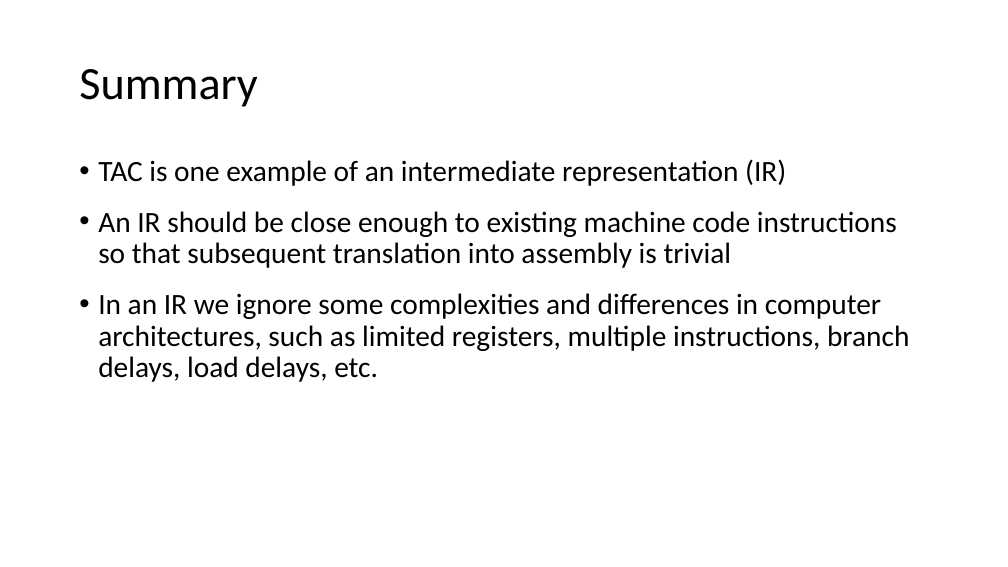
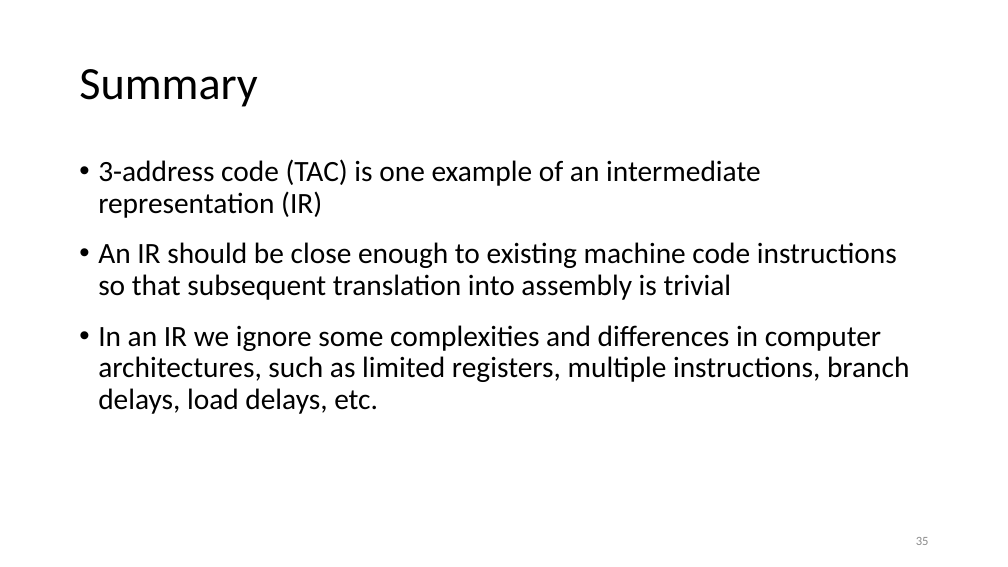
Before and after one commit to anoopsarkar/compilers-class, a slide deck: slide 35 of assets/ppt/codegen/ir.pptx (slide 31 before the commit). Drawn at 1008x567 pixels with LibreOffice and Linux fonts; fonts in the diff are those of the drawing. Boxes give left, top, right and bottom in pixels: in the first picture for what was removed or moved away, otherwise in the second. Text is boxed around its words. In the diff, an @@ line names an element or a change of style, - is before the commit and + after.

```diff
--- a/assets/ppt/codegen/ir.pptx
+++ b/assets/ppt/codegen/ir.pptx
@@ text at [98,159,761,218]: text changed @@
-• TAC is one example of an intermediate representation (IR)
+• 3-address code (TAC) is one example of an intermediate representation (IR)
@@ page number added at [916,537,929,545], 9 pt, text #8C8C8C @@
+35
```
Also in this commit, not shown: 34 other slides changed, 7 slides added, 3 slides removed, 1 other file.
